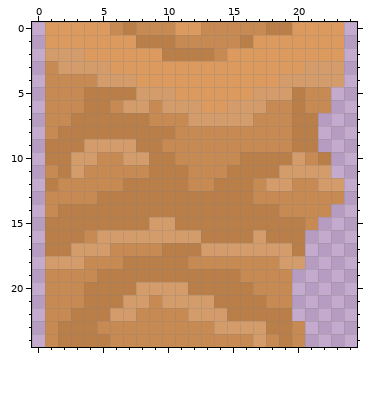
A pixel-art sprite gets an edit: Tanks/Assets/Textures/Blocks/BlocksV2/3DirtRightCorner.png. This is how it looked before the edit.
The file is 25x25 pixels.
After:
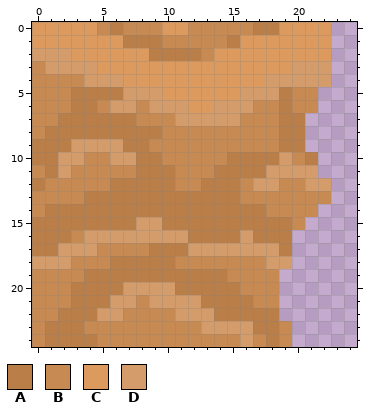
Palette (. is transparent): A #ba7e48  B #c88a53  C #dc9a5f  D #d49c6a
Changes in this commit:
Changed rows in their new state; - is an unchanged pixel.
first column x 0:
 0 C----BAB--C-B----A-C---.
 1 C------A--B----AC------.
 2 D--C-----A---BC--------.
 3 BD---C--------------D--.
 4 B---D--C----------D----.
 5 B--A---D--C-----D--AB-.-
 6 B--A-BD-BD--C-D--B-AB-.-
 7 B-A-----B--D----B--A-.--
 8 BA--------B--------A-.--
 9 A--D---A-B---------A-.--
10 A-D-B-D-A-B----A---DBA.-
11 BADB----A--B--A---D---.-
12 AB----A----B-A--BD-B-D-.
13 B---A-----------B------.
14 BA----------------B---.-
15 A-------D-A---------B.--
16 A--BD-------A---DA--.---
17 A-D--B---A--D------A.---
18 D--B--A----B------D-.---
19 B---A----------B---.----
20 B--A---D---A----B--.----
21 B--A--D-BD---A---B-.----
22 B-A--D-B---D--A----.----
23 BA--B--------D---A-B.---
24 BA---B----------DBAB.---
Changed places in both pictures, as pixel boxes (x1, y1, x2, y2):
changed: (32, 22, 344, 347)
